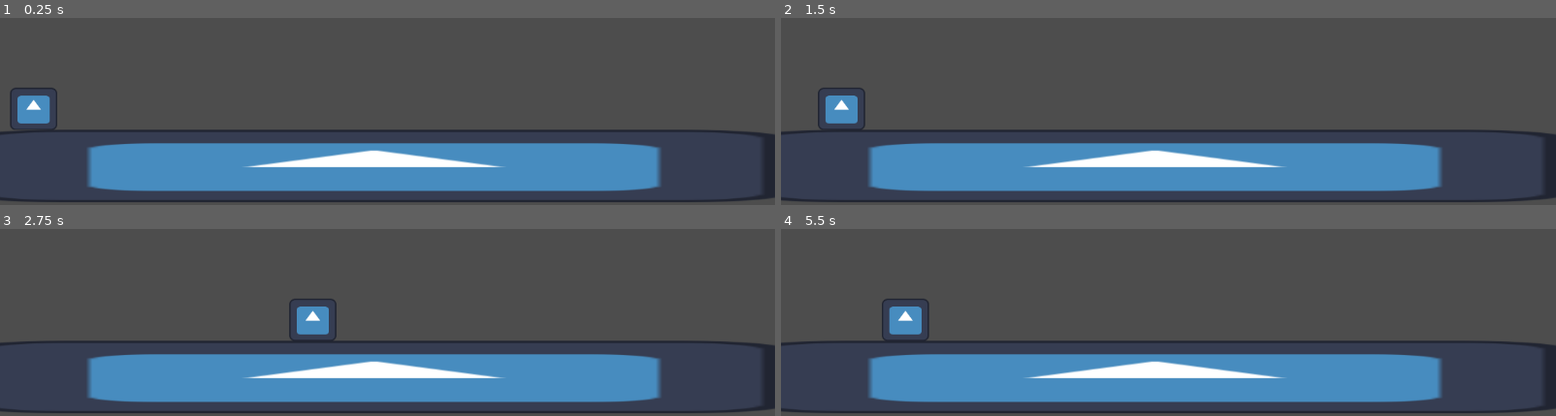
Above: before the commit, frames 1-4 (two rows, left to right).
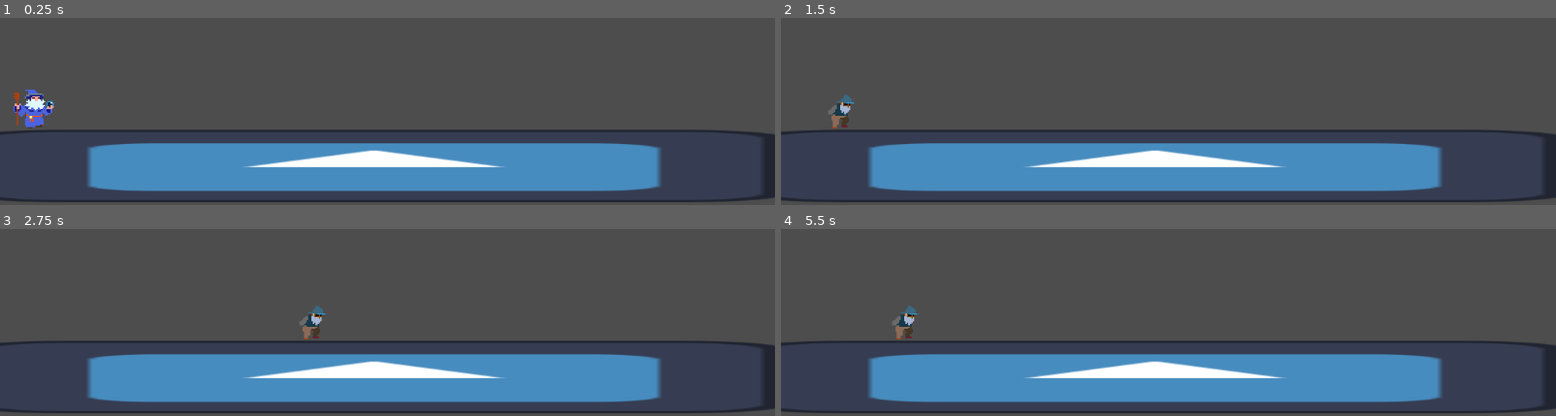
Above: after the commit, the same moments.

Repository: StarvingLyft/GMTK25
Game: Godot game, scene res://scenes/main.tscn
Two runs of this game, one before a commit and one after it. Both use one fixed random seed, a clock stepped at 60 frames per second and the inputs below. The engine's default icon, where the game draws it, is replaced by a stand-in: a white triangle on a blue panel in a dark square.
Inputs:
- Up to frame 1 (0.25 s): no input
- Up to frame 2 (1.5 s): tap Enter at 0.5 s; hold R (record_toggle) 0.53-1.28 s; hold Right (right) from 0.53 s (still down); tap Space (jump) at 0.77 s; tap R (record_toggle) at 1.35 s
- Up to frame 3 (2.75 s): tap Space (jump) at 1.52 s; release Right (right) at 2.03 s; hold Left (left) from 2.03 s (still down); hold P (replay) from 2.03 s (still down); tap R (record_toggle) at 2.3 s
- Up to frame 4 (5.5 s): release Left (left) at 2.78 s; release P (replay) at 2.78 s; hold Right (right) 2.78-4.28 s; tap R (record_toggle) at 2.85, 4.55 s; tap Space (jump) at 3.02, 3.77, 4.52 s; hold R (record_toggle) 3.53-4.28 s; hold Left (left) 4.28-5.03 s; tap P (replay) at 4.35 s; hold Right (right) from 5.03 s (still down); hold R (record_toggle) from 5.03 s (still down)

The runs differ from the first frame. In frame 1, 1.0% of the frame differs, in the area x 1-8%, y 37-60%; in frame 2, 0.8%; in frame 3, 0.8%; in frame 4, 0.9%.

Commit message:
added player assets
player assets now added. also different characters shown on recording and replaying

Diff:
--- a/scenes/main.gd
+++ b/scenes/main.gd
@@ -4,6 +4,7 @@
 # The actions you want to track. Make sure these exist in your Input Map.
 const MONITORED_ACTIONS: Array[String] = ["jump", "left", "right"]
 const START_POS = Vector2(50,480)
+signal change_sprite;
 
 # This array will store our recorded input data.
 var recorded_inputs: Array = []
@@ -105,13 +106,14 @@
 func stop_recording() -> void:
 	print("--- ⏹️ Stopped Recording ---")
 	is_recording = false
+	get_node("player/gandalf").hide()
+	get_node("player/bilbo").show()
 	print("Recorded ",recorded_inputs.size() ," events.")
 
 func start_replaying() -> void:
 	if recorded_inputs.is_empty():
 		print("Nothing to replay!")
 		return
-
 	print("--- ▶️ Started Replay ---")
 	is_replaying = true
 	$player.is_replaying = true
--- a/scenes/player.tscn
+++ b/scenes/player.tscn
@@ -1,17 +1,57 @@
-[gd_scene load_steps=4 format=3 uid="uid://bkjfd5nktiw5g"]
+[gd_scene load_steps=8 format=3 uid="uid://bkjfd5nktiw5g"]
 
 [ext_resource type="Script" path="res://scenes/player.gd" id="1_mbind"]
-[ext_resource type="Texture2D" uid="uid://cueln735fsuo5" path="res://icon.svg" id="1_r7jmq"]
+[ext_resource type="Texture2D" uid="uid://c4ofjg5bxiwk3" path="res://assets/Rogues32/32rogues/rogues.png" id="2_mvqj6"]
 
 [sub_resource type="RectangleShape2D" id="RectangleShape2D_v2lff"]
 size = Vector2(69, 62)
 
+[sub_resource type="AtlasTexture" id="AtlasTexture_nk2sp"]
+atlas = ExtResource("2_mvqj6")
+region = Rect2(32, 128, 32, 32)
+
+[sub_resource type="SpriteFrames" id="SpriteFrames_um7gn"]
+animations = [{
+"frames": [{
+"duration": 1.0,
+"texture": SubResource("AtlasTexture_nk2sp")
+}],
+"loop": true,
+"name": &"default",
+"speed": 5.0
+}]
+
+[sub_resource type="AtlasTexture" id="AtlasTexture_bretk"]
+atlas = ExtResource("2_mvqj6")
+region = Rect2(128, 192, 32, 32)
+
+[sub_resource type="SpriteFrames" id="SpriteFrames_usegj"]
+animations = [{
+"frames": [{
+"duration": 1.0,
+"texture": SubResource("AtlasTexture_bretk")
+}],
+"loop": true,
+"name": &"default",
+"speed": 5.0
+}]
+
 [node name="CharacterBody2D" type="CharacterBody2D"]
 script = ExtResource("1_mbind")
 
-[node name="Sprite2D" type="Sprite2D" parent="."]
-scale = Vector2(0.546875, 0.492188)
-texture = ExtResource("1_r7jmq")
-
 [node name="CollisionShape2D" type="CollisionShape2D" parent="."]
 shape = SubResource("RectangleShape2D_v2lff")
+
+[node name="gandalf" type="AnimatedSprite2D" parent="."]
+texture_filter = 1
+scale = Vector2(2.125, 1.9375)
+sprite_frames = SubResource("SpriteFrames_um7gn")
+frame_progress = 0.452521
+flip_h = true
+
+[node name="bilbo" type="AnimatedSprite2D" parent="."]
+visible = false
+texture_filter = 1
+scale = Vector2(2.1875, 1.9375)
+sprite_frames = SubResource("SpriteFrames_usegj")
+flip_h = true
Not shown, added: assets/LineArt/License.txt
Binary file added: assets/LineArt/Preview.png
Not shown, added: assets/LineArt/Preview.png.import
Binary file added: assets/LineArt/Sample.png
Not shown, added: assets/LineArt/Sample.png.import
Binary file added: assets/LineArt/Tilemap/tilemap.png
Not shown, added: assets/LineArt/Tilemap/tilemap.png.import
Binary file added: assets/LineArt/Tilemap/tilemap_packed.png
Not shown, added: assets/LineArt/Tilemap/tilemap_packed.png.import
Binary file added: assets/LineArt/Tiles/tile_0000.png
Not shown, added: assets/LineArt/Tiles/tile_0000.png.import
Binary file added: assets/LineArt/Tiles/tile_0001.png
(and 146 more such lines)
